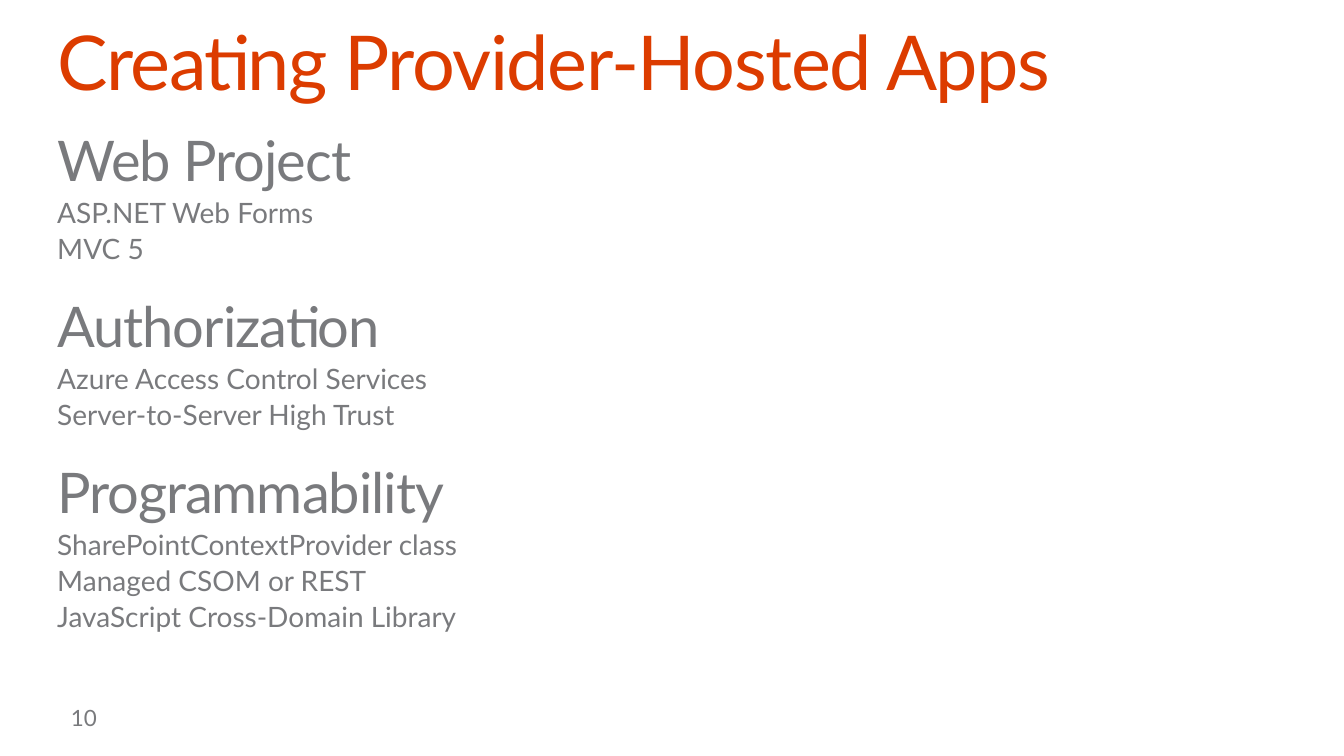
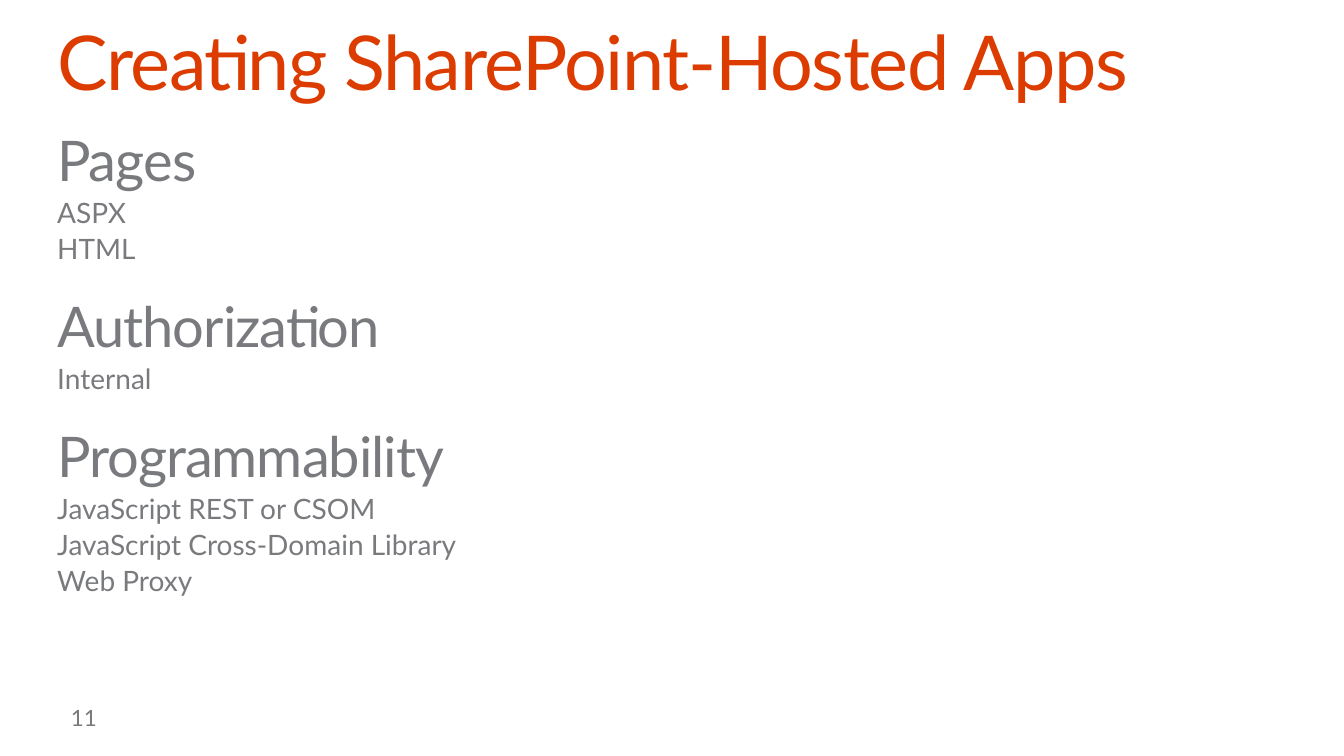
Before and after one commit to OfficeDev/TrainingContent, a slide deck: slide 11 of O3652-5 Deep Dive into SharePoint Hosted Apps/O3652-5 Deep Dive into SharePoint Hosted Apps.pptx (slide 10 before the commit). Drawn at 1344x756 pixels with LibreOffice and Linux fonts; fonts in the diff are those of the drawing; background and template pictures are left out. Boxes give left, top, right and bottom in pixels: in the first picture for what was removed or moved away, otherwise in the second. Text is boxed around its words. In the diff, an @@ line names an element or a change of style, - is before the commit and + after.

```diff
--- a/O3652-5 Deep Dive into SharePoint Hosted Apps/O3652-5 Deep Dive into SharePoint Hosted Apps.pptx
+++ b/O3652-5 Deep Dive into SharePoint Hosted Apps/O3652-5 Deep Dive into SharePoint Hosted Apps.pptx
@@ title at [57, 34, 1128, 104]: text changed @@
-Creating Provider-Hosted Apps
+Creating SharePoint-Hosted Apps
@@ text at [57, 141, 196, 259]: text changed @@
-Web Project
-  ASP.NET Web Forms
-  MVC 5
+Pages
+  ASPX
+  HTML
@@ text at [57, 368, 151, 389]: text changed @@
-  Azure Access Control Services
-  Server-to-Server High Trust
+  Internal
@@ text at [57, 498, 375, 524]: text changed @@
-  SharePointContextProvider class
-  Managed CSOM or REST
+  JavaScript REST or CSOM
@@ text at [57, 570, 192, 596]: paragraph added @@
+  Web Proxy
@@ page number at [71, 710, 97, 726]: text changed @@
-10
+11
```
Also in this commit, not shown: 8 other slides changed, 5 slides added, 12 slides removed, 1 other file.
